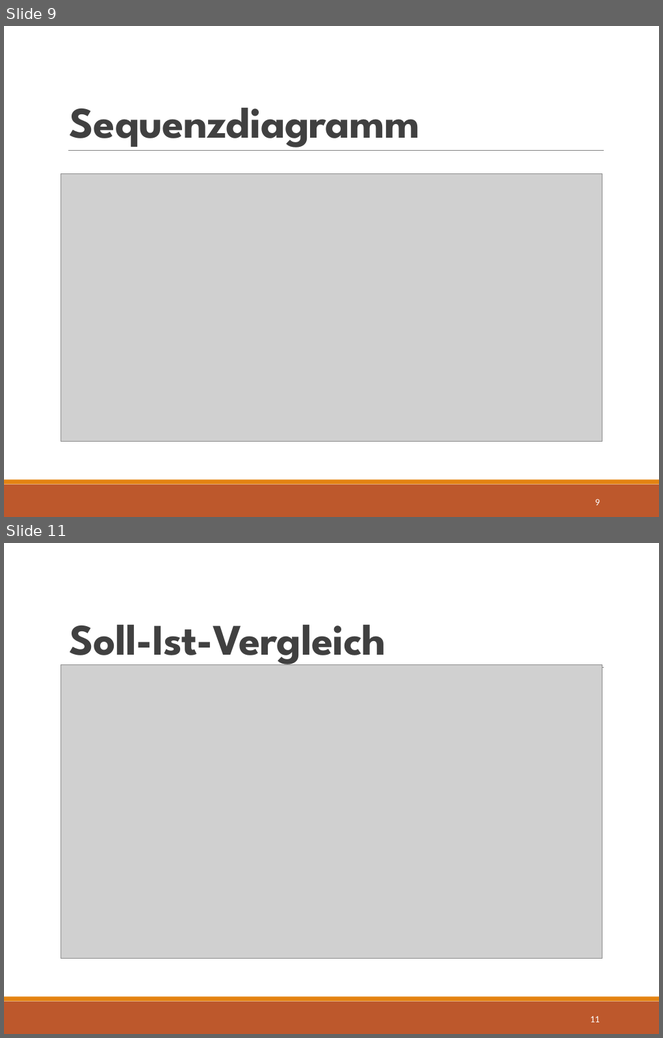
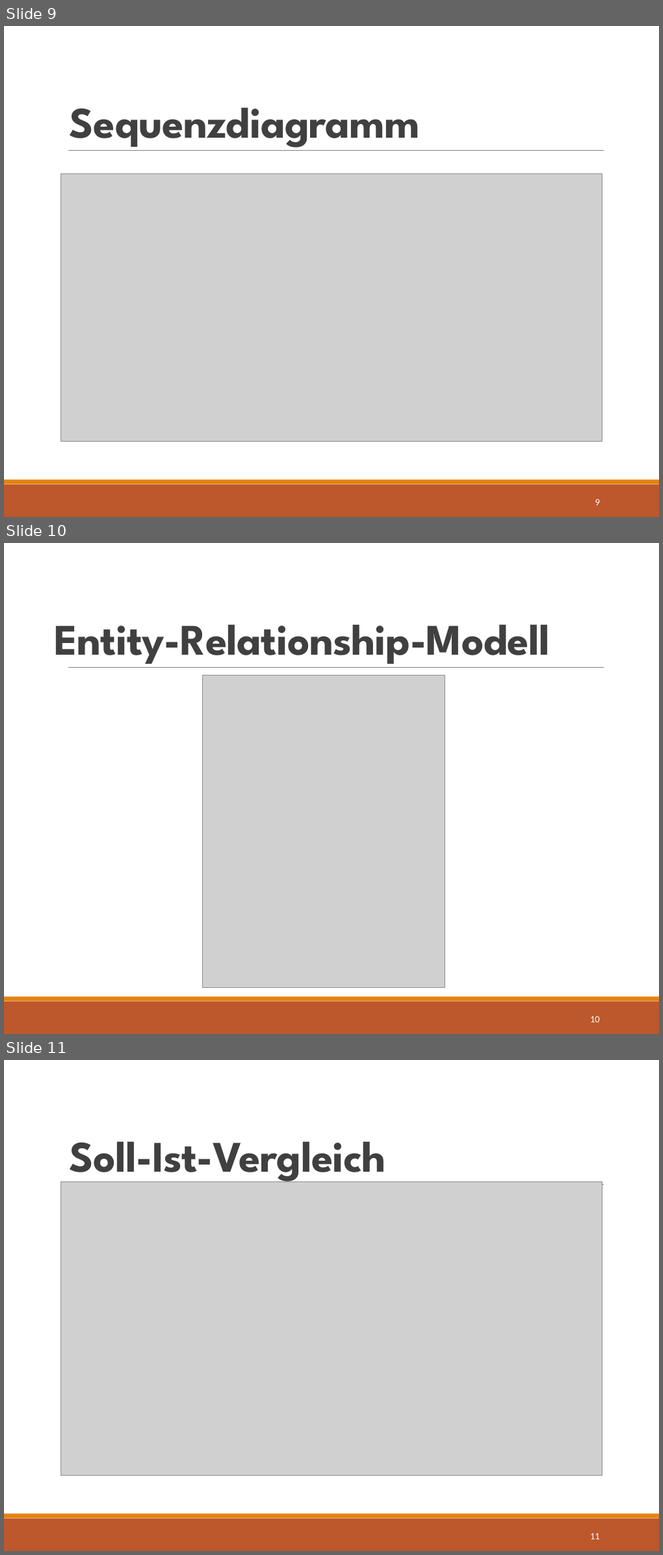
Before and after one commit to Dusty0071/OberstufenProjekt, a slide deck: Präsentation/FIA63-Gruppe#3-PRAES.pptx. Shown one above the other, each under a label of ours: slides 9 and 11 before the commit, slides 9, 10 and 11 after it; the slides between them are not shown. The pictures are 663x1038 and 663x1555 pixels, drawn with LibreOffice and Linux fonts; fonts in the diff are those of the drawing; grey boxes stand for pictures. Boxes give left, top, right and bottom in pixels: in the first picture for what was removed or moved away, otherwise in the second. Text is boxed around its words. In the diff, an @@ line names an element or a change of style, - is before the commit and + after.

```diff
--- a/Präsentation/FIA63-Gruppe#3-PRAES.pptx
+++ b/Präsentation/FIA63-Gruppe#3-PRAES.pptx
@@ slide 10 added at [4,543,659,1034], background #FFFFFF; not listed: 3 template elements that a slide beside it also shows @@
@@ title added at [55,624,551,668], 48 pt, text #404040, bold @@
+Entity-Relationship-Modell
@@ picture added at [202,676,445,988] @@
@@ page number added at [590,1016,600,1023], 10.5 pt, text #FFFFFF @@
+10
```
Also in this commit, not shown: 1 slide removed.
